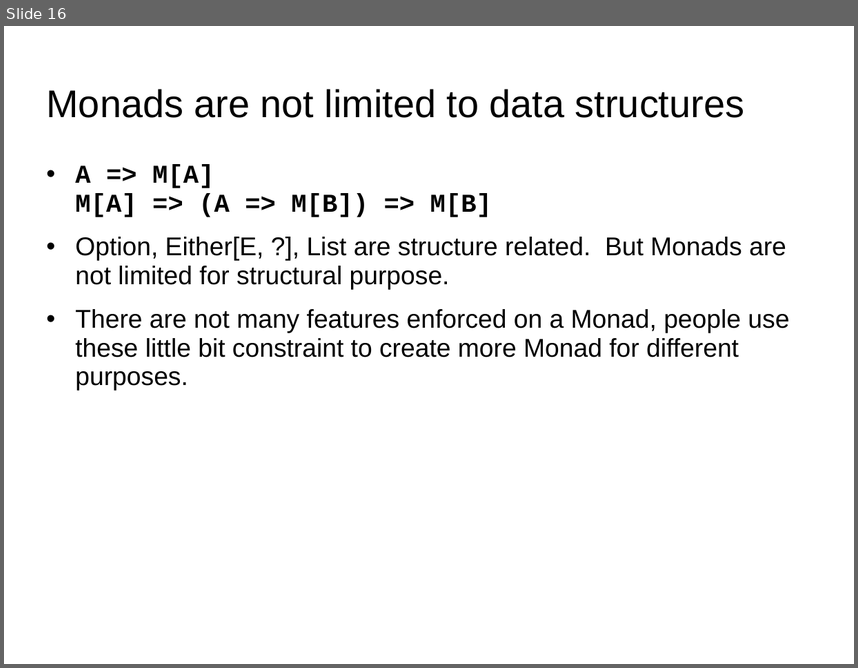
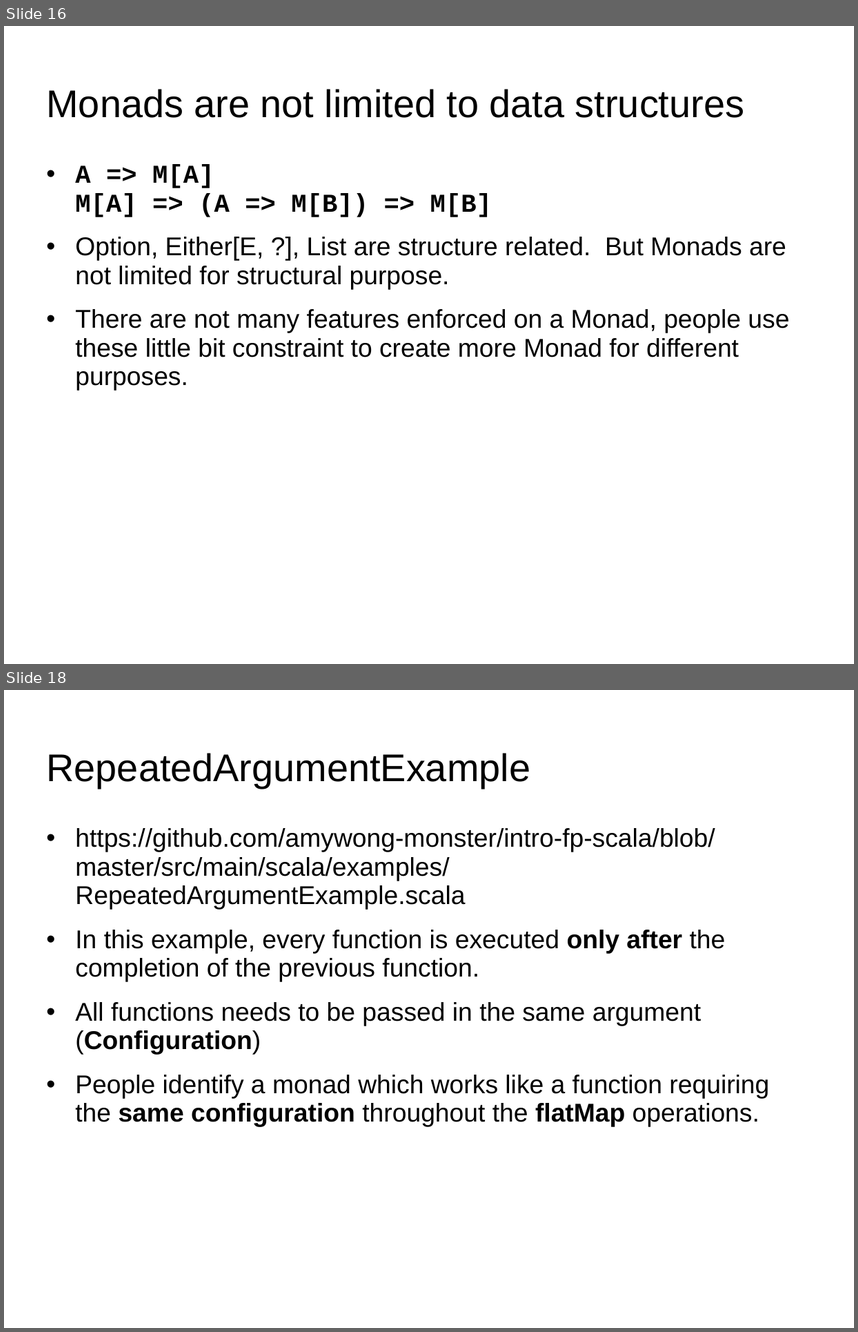
Before and after one commit to amywong-monster/Presentations, a slide deck: 2021-09-16-Basic-FP-Pattern.ppt. Shown one above the other, each under a label of ours: slide 16 before the commit, slides 16 and 18 after it; the slides between them are not shown. The pictures are 858x668 and 858x1332 pixels, drawn with LibreOffice and Linux fonts; fonts in the diff are those of the drawing. Boxes give left, top, right and bottom in pixels: in the first picture for what was removed or moved away, otherwise in the second. Text is boxed around its words. In the diff, an @@ line names an element or a change of style, - is before the commit and + after.

```diff
--- a/2021-09-16-Basic-FP-Pattern.ppt
+++ b/2021-09-16-Basic-FP-Pattern.ppt
@@ slide 18 added at <box>4,690,854,1328</box>, background #FFFFFF @@
@@ title added at <box>46,753,530,788</box>, 36 pt, text #000000 @@
+RepeatedArgumentExample
@@ text added at <box>75,828,769,1127</box>, 24 pt, text #000000 @@
+• https://github.com/amywong-monster/intro-fp-scala/blob/master/src/main/scala/examples/RepeatedArgumentExample.scala
+• In this example, every function is executed only after the completion of the previous function.
+• All functions needs to be passed in the same argument (Configuration)
+• People identify a monad which works like a function requiring the same configuration throughout the flatMap operations.
```
Also in this commit, not shown: 1 slide changed, 3 other slides added.
